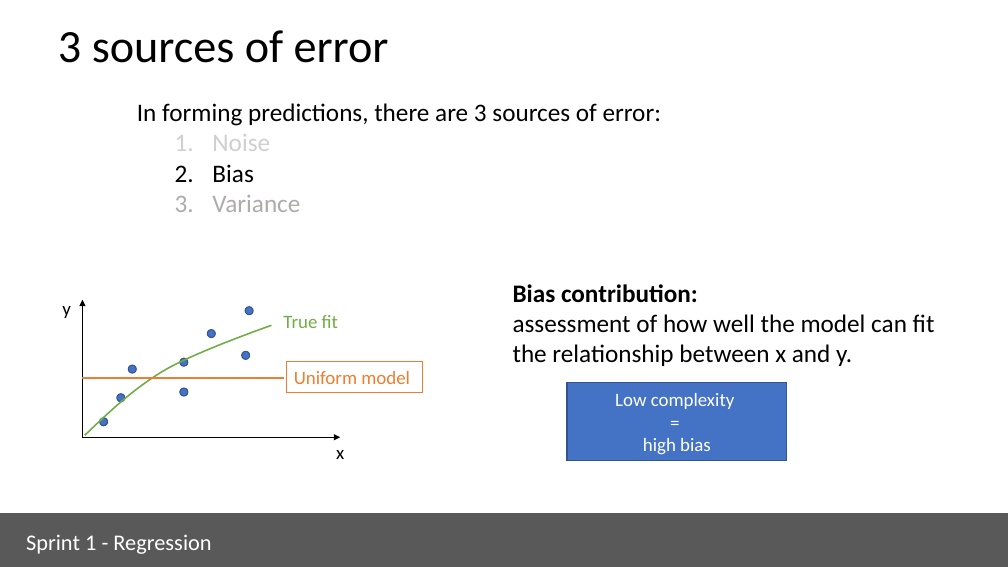
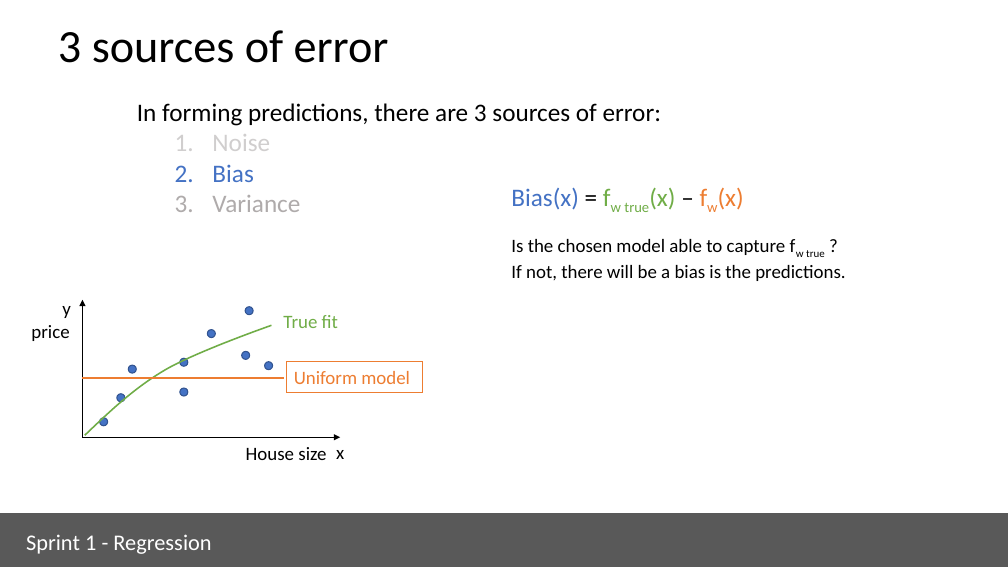
Before and after one commit to ua-dsf/ML_sprint, a slide deck: slide 20 of sprint1_regression/module1_regression_part2.pptx (slide 13 before the commit). Drawn at 1008x567 pixels with LibreOffice and Linux fonts; fonts in the diff are those of the drawing. Boxes give left, top, right and bottom in pixels: in the first picture for what was removed or moved away, otherwise in the second. Text is boxed around its words. In the diff, an @@ line names an element or a change of style, - is before the commit and + after.

```diff
--- a/sprint1_regression/module1_regression_part2.pptx
+++ b/sprint1_regression/module1_regression_part2.pptx
@@ text at (212,164,253,182): text colour #000000 to #4472C4 in "Bias" @@
@@ text added at (511,187,744,212), 24 pt, text #70AD47 @@
+Bias(x) = fw true(x) – fw(x)
@@ text added at (511,239,845,281), 18 pt, text #000000 @@
+Is the chosen model able to capture fw true ?
+If not, there will be a bias is the predictions.
@@ text removed at (513,284,935,366) @@
-Bias contribution:
-assessment of how well the model can fit the relationship between x and y.
@@ text added at (31,325,69,341), 18 pt, text #000000 @@
+price
@@ ellipse added at (265,361,273,370), fill #4472C4, outline #325491 1 pt @@
@@ rectangle removed at (567,383,787,461) @@
-Low complexity
-=
-high bias
@@ text added at (246,447,326,460), 18 pt, text #000000 @@
+House size
```
Also in this commit, not shown: 25 other slides changed, 31 slides added, 3 other files.
